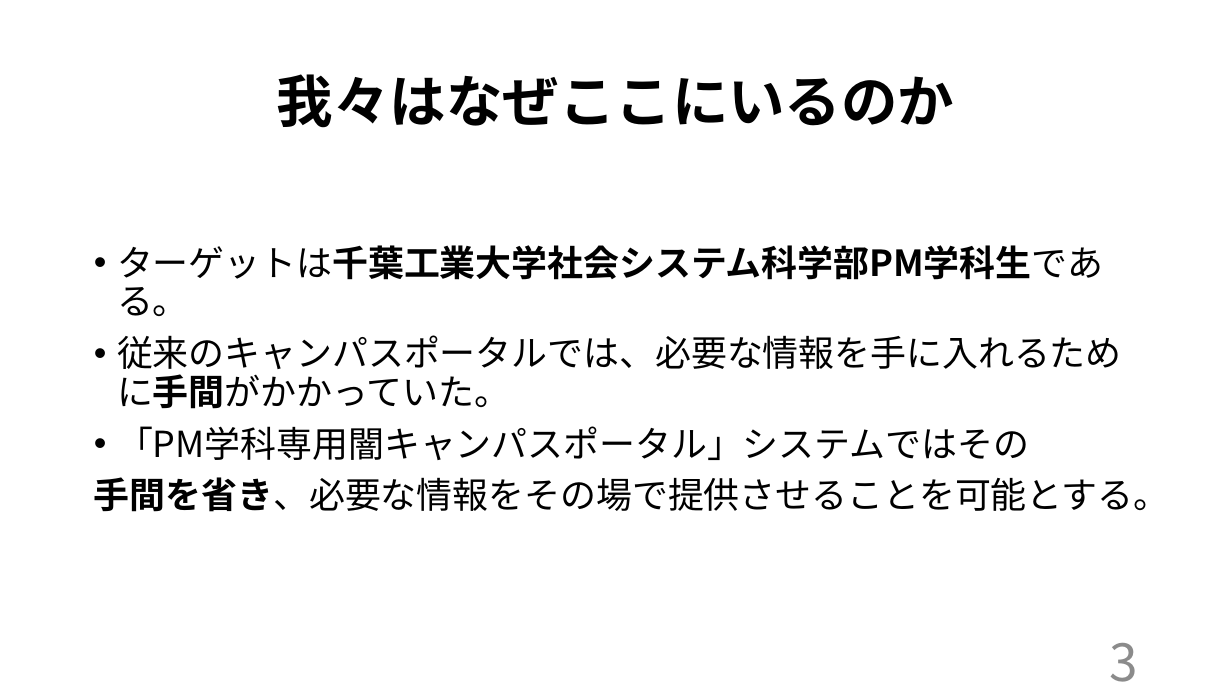
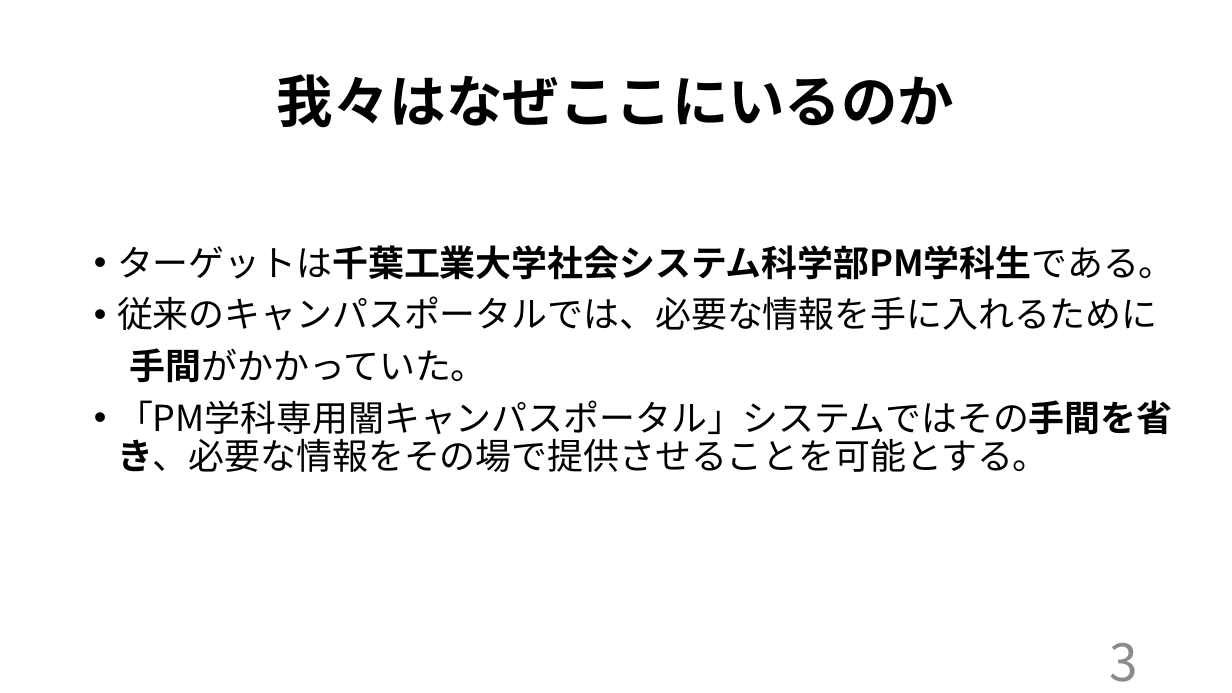
Before and after one commit to kazukiyoshida96/PM-, a slide deck: slide 3 of インセプションデッキ矢吹研A班.pptx. Drawn at 1232x693 pixels with LibreOffice and Linux fonts; fonts in the diff are those of the drawing. Boxes give left, top, right and bottom in pixels: in the first picture for what was removed or moved away, otherwise in the second. Text is boxed around its words. In the diff, an @@ line names an element or a change of style, - is before the commit and + after.

```diff
--- a/インセプションデッキ矢吹研A班.pptx
+++ b/インセプションデッキ矢吹研A班.pptx
@@ text at [117, 296, 1172, 472]: text changed @@
-• 従来のキャンパスポータルでは、必要な情報を手に入れるために手間がかかっていた。
-• 「PM学科専用闇キャンパスポータル」システムではその
-手間を省き、必要な情報をその場で提供させることを可能とする。
+• 従来のキャンパスポータルでは、必要な情報を手に入れるために
+手間がかかっていた。
+• 「PM学科専用闇キャンパスポータル」システムではその手間を省き、必要な情報をその場で提供させることを可能とする。
```
Also in this commit, not shown: 10 other slides changed, 2 other files.
